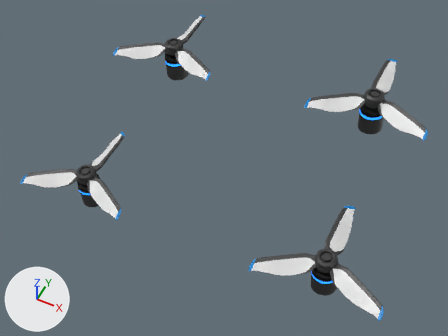
What one commit did to the Blender file Zangar/Vents.blend.
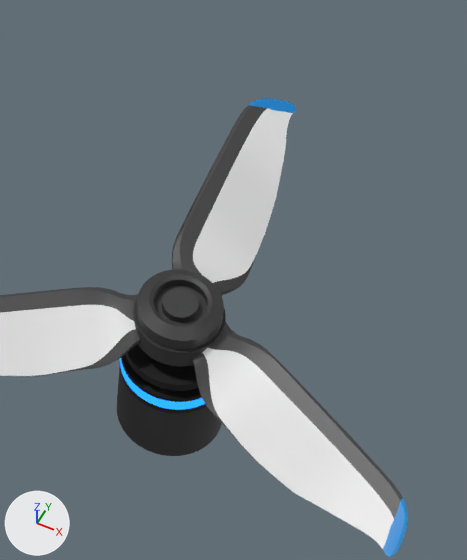
The first picture shows the older version from a 50 mm camera at (2.23, -5.0, 5.97) aimed at (-0.07, -0.41, 0.22). The close-ups show both versions on the part from 63% to 89% of the width and 54% to 96% of the height of that picture. The lights are fixed; the arrows at lower left show +X, +Y and +Z.

Names of what the first close-up shows: 'SpineB.005'.
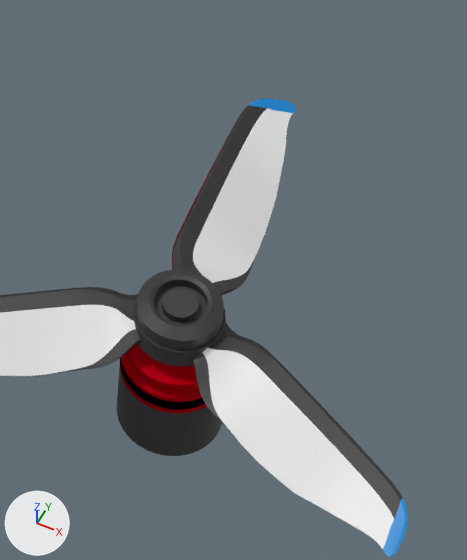
Edits to the bpy script that builds the scene:
```text
Change mat_m_d1:
    add n2 = _N.new('ShaderNodeTexCoord'); n2.name = 'Texture Coordinate'
    add n2.object = ob_spineb_005
    where n0 = _N.new('ShaderNodeBsdfPrincipled'); n0.name = 'Principled BSDF'
    add _L.new(n2.outputs[6], n0.inputs[5])  # 'Reflection' to 'Normal'
Change mat_m_d2:
    remove n0 = _N.new('ShaderNodeBsdfPrincipled'); n0.name = 'Principled BSDF'
    remove n0.distribution = 'GGX'
    remove n0.subsurface_method = 'BURLEY'
    remove n0.inputs[0].default_value = (0.00304, 0.00304, 0.00304, 1.0)  # 'Base Color', black #0a0a0a
    where n1 = _N.new('ShaderNodeOutputMaterial'); n1.name = 'Material Output'
    remove _L.new(n0.outputs[0], n1.inputs[0])  # 'BSDF' to 'Surface'
    add n2 = _N.new('ShaderNodeBsdfToon'); n2.name = 'Toon BSDF'
    add n2.component = 'GLOSSY'
    add n2.inputs[0].default_value = (0.803, 0.0, 0.0119, 1.0)  # 'Color', red #e7001c
    add n2.inputs[1].default_value = 1.0  # 'Size'
    add n2.inputs[2].default_value = 1.0  # 'Smooth'
    add _L.new(n2.outputs[0], n1.inputs[0])  # 'BSDF' to 'Surface'
Change mat_material_010:
    where n0 = _N.new('ShaderNodeOutputMaterial'); n0.name = 'Material Output'
    remove n1 = _N.new('ShaderNodeEmission'); n1.name = 'Emission'
    remove n1.inputs[0].default_value = (0.00941, 0.162, 1.0, 1.0)  # 'Color', blue #1870ff
    remove n1.inputs[1].default_value = 3.0  # 'Strength'
    remove _L.new(n1.outputs[0], n0.inputs[0])  # 'Emission' to 'Surface'
    add n2 = _N.new('ShaderNodeVolumeAbsorption'); n2.name = 'Volume Absorption'
    add n2.inputs[0].default_value = (0.00941, 0.162, 1.0, 1.0)  # 'Color', blue #1870ff
    add n3 = _N.new('ShaderNodeParticleInfo'); n3.name = 'Particle Info'
    add _L.new(n2.outputs[0], n0.inputs[0])  # 'Volume' to 'Surface'
    add _L.new(n3.outputs[1], n2.inputs[1])  # 'Random' to 'Density'
```

What differs and where, as boxes (x1, y1, x2, y2) in the close-ups (467 x 560 px):
'SpineB.005', surface changed, recoloured
    both: (0, 104, 404, 520)
